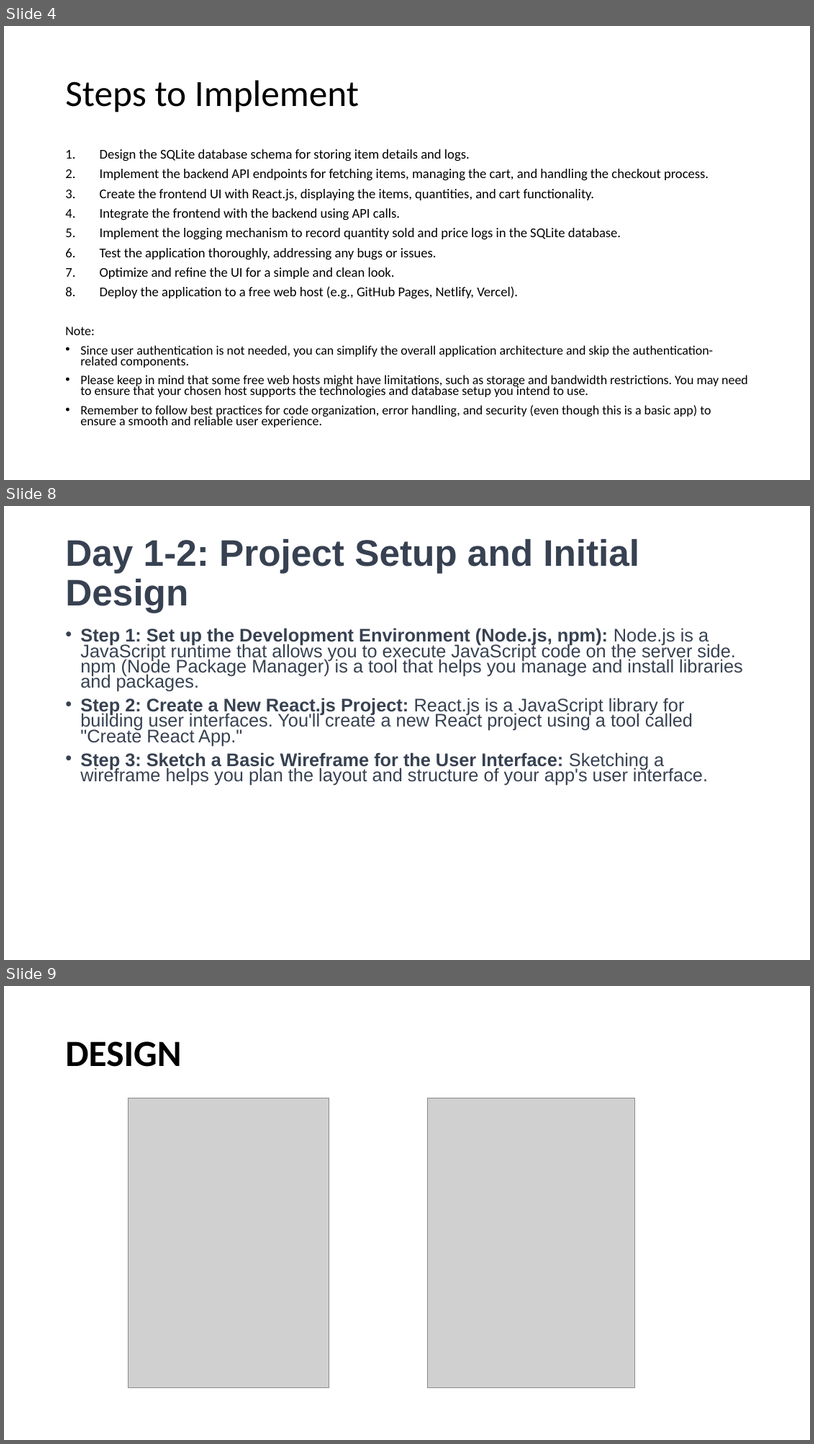
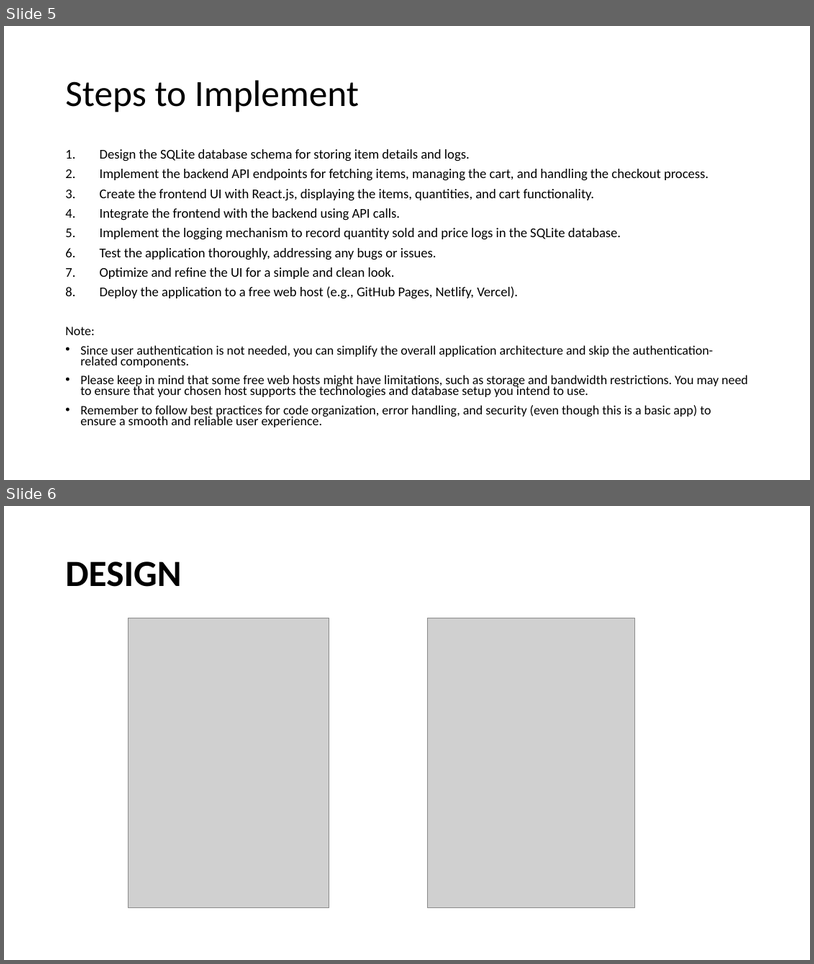
Before and after one commit to jonathanputra23/React-Store-Transactions, a slide deck: Presentation1.pptx. Shown one above the other, each under a label of ours: slides 4, 8 and 9 before the commit, slides 5 and 6 after it; the slides between them are not shown. The pictures are 814x1444 and 814x964 pixels, drawn with LibreOffice and Linux fonts; fonts in the diff are those of the drawing; grey boxes stand for pictures. Boxes give left, top, right and bottom in pixels: in the first picture for what was removed or moved away, otherwise in the second. Text is boxed around its words. In the diff, an @@ line names an element or a change of style, - is before the commit and + after.

```diff
--- a/Presentation1.pptx
+++ b/Presentation1.pptx
@@ slide 8 removed at [4, 506, 810, 960], background #FFFFFF @@
@@ title removed at [65, 539, 640, 613] @@
-Day 1-2: Project Setup and Initial Design
@@ text removed at [80, 628, 743, 785] @@
-• Step 1: Set up the Development Environment (Node.js, npm): Node.js is a JavaScript runtime that allows you to execute JavaScript code on the server side. npm (Node Package Manager) is a tool that helps you manage and install libraries and packages.
-• Step 2: Create a New React.js Project: React.js is a JavaScript library for building user interfaces. You'll create a new React project using a tool called "Create React App."
-• Step 3: Sketch a Basic Wireframe for the User Interface: Sketching a wireframe helps you plan the layout and structure of your app's user interface.
@@ what was slide 4 is now slide 5 @@
@@ what was slide 9 is now slide 6 @@
```
Also in this commit, not shown: 1 slide changed, 1 slide added, 3 other slides removed, 6 other files.
